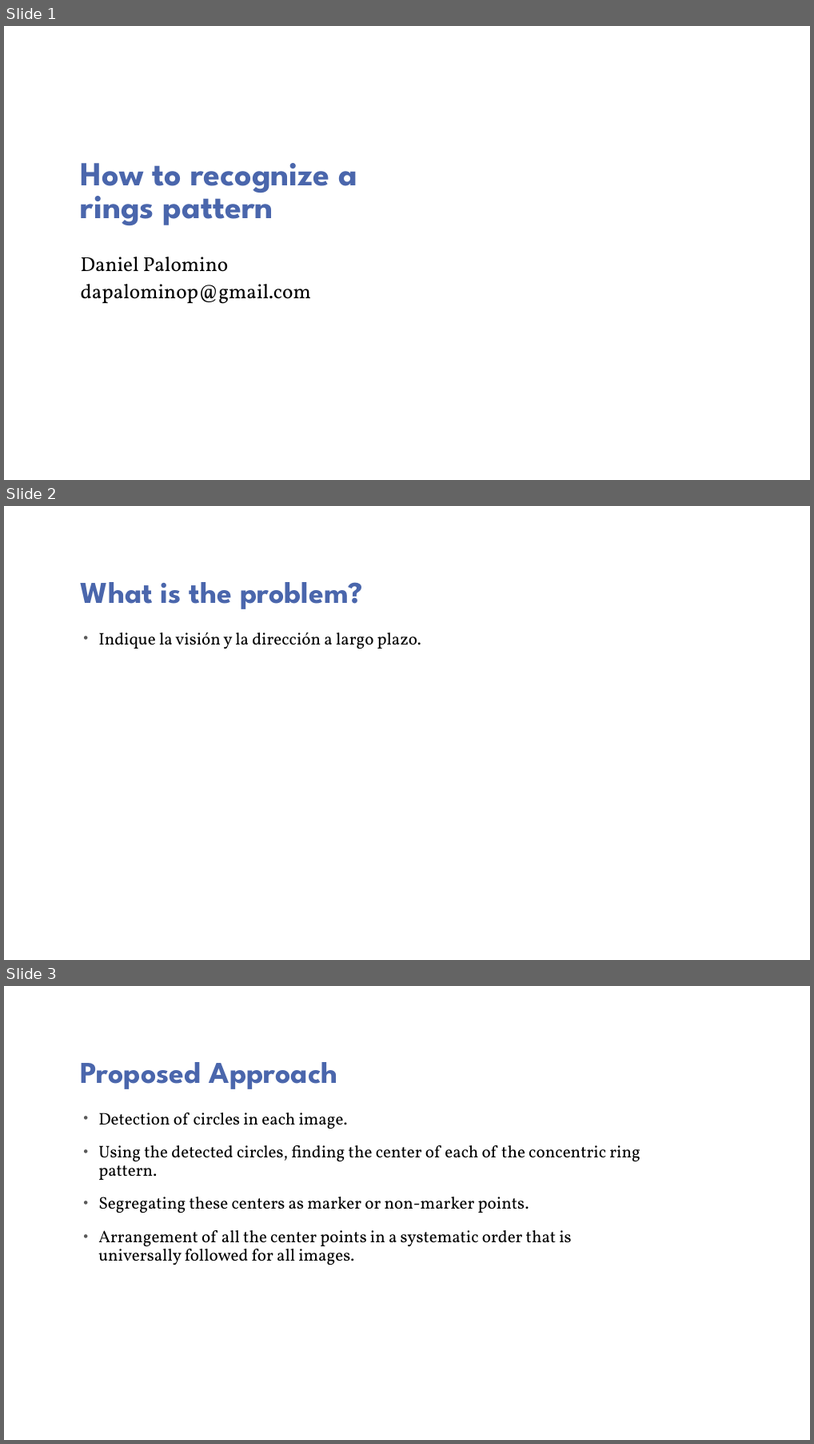
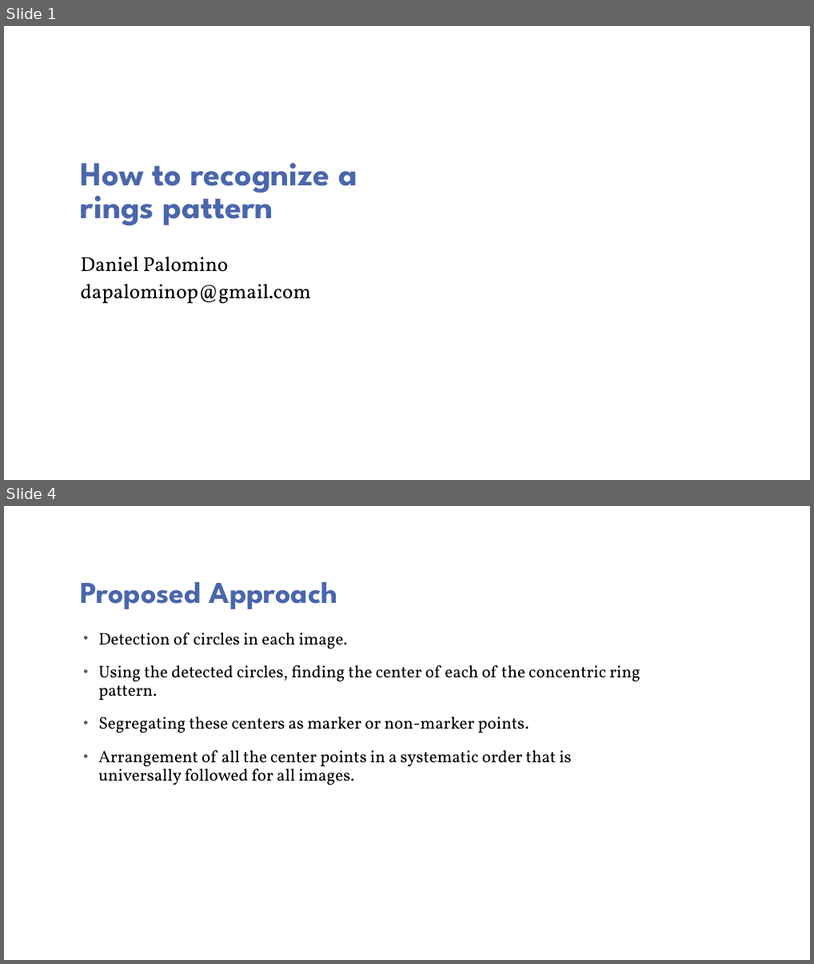
Before and after one commit to CameraCalibration/Report, a slide deck: PatternRecognition/PatternRecognition.pptx. Shown one above the other, each under a label of ours: slides 1, 2 and 3 before the commit, slides 1 and 4 after it; the slides between them are not shown. The pictures are 814x1444 and 814x964 pixels, drawn with LibreOffice and Linux fonts; fonts in the diff are those of the drawing; background and template pictures are left out. Boxes give left, top, right and bottom in pixels: in the first picture for what was removed or moved away, otherwise in the second. Text is boxed around its words. In the diff, an @@ line names an element or a change of style, - is before the commit and + after.

```diff
--- a/PatternRecognition/PatternRecognition.pptx
+++ b/PatternRecognition/PatternRecognition.pptx
@@ slide 2 removed at [4,506,810,960], background picture (left out) @@
@@ title removed at [81,582,362,609] @@
-What is the problem?
@@ text removed at [98,632,422,649] @@
-• Indique la visión y la dirección a largo plazo.
@@ what was slide 3 is now slide 4 @@
```
Also in this commit, not shown: 1 slide changed, 2 slides added.
